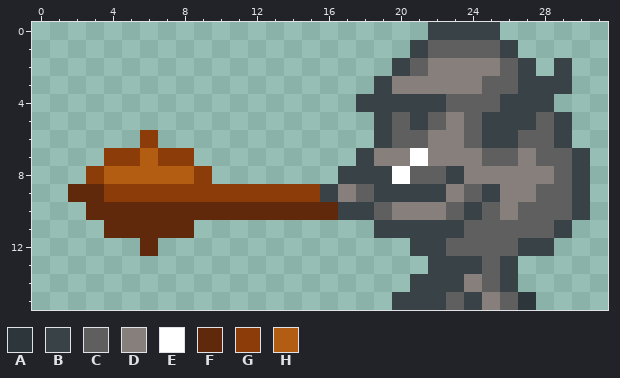
Pixel-art sprite -- src/res/monster/ogr_attack_left2.png. Above, as it was before the edit.
The file is 32x16 pixels.
Palette (. is transparent): A #2d363b  B #394347  C #5f5f5f  D #867f7b  E #ffffff  F #61290c  G #8b3c09  H #b25d12
And afterwards:
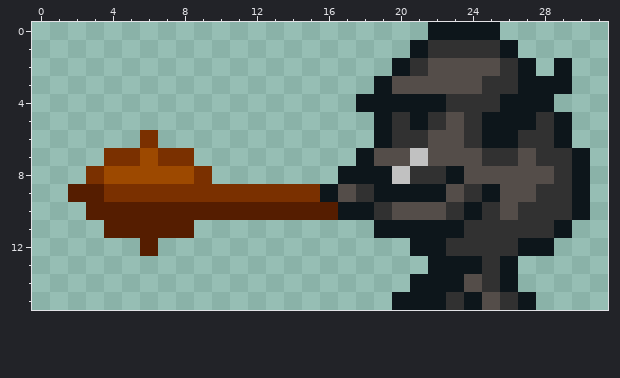
From old to new:
colour B: #394347 -> #0d161b
colour C: #5f5f5f -> #313131
colour D: #867f7b -> #544d49
colour E: #ffffff -> #c1c1c1
colour F: #61290c -> #551d00
colour G: #8b3c09 -> #7a3000
colour H: #b25d12 -> #9d4900
y 15: x 27 A -> B
Boxes around the changes in both pictures, in picture pixels (x1, y1, x2, y2):
changed: (68, 22, 590, 310)
